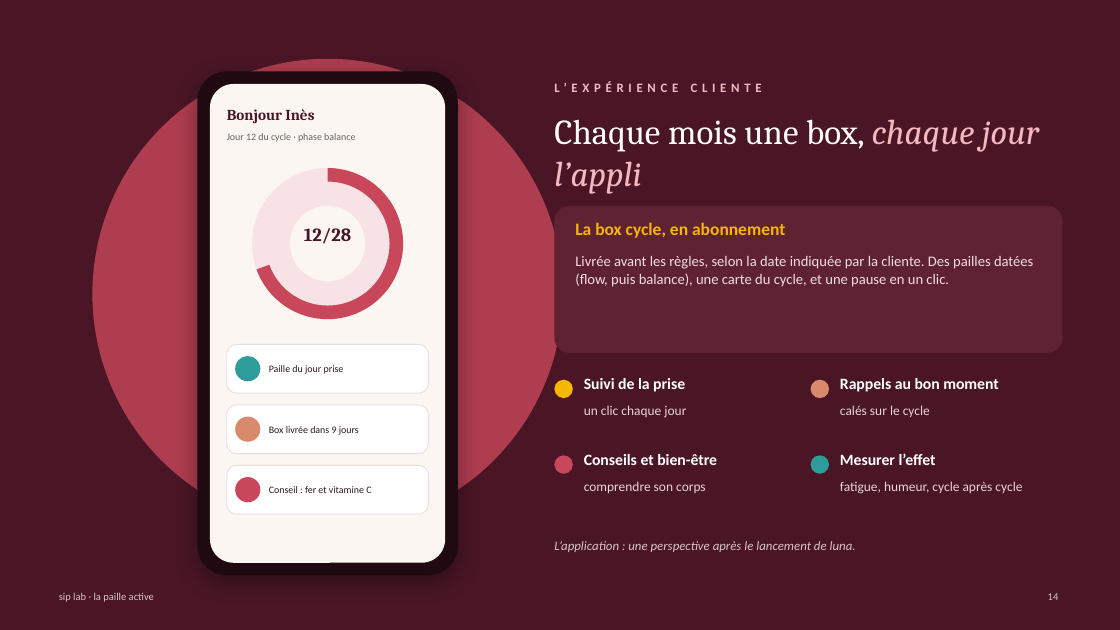
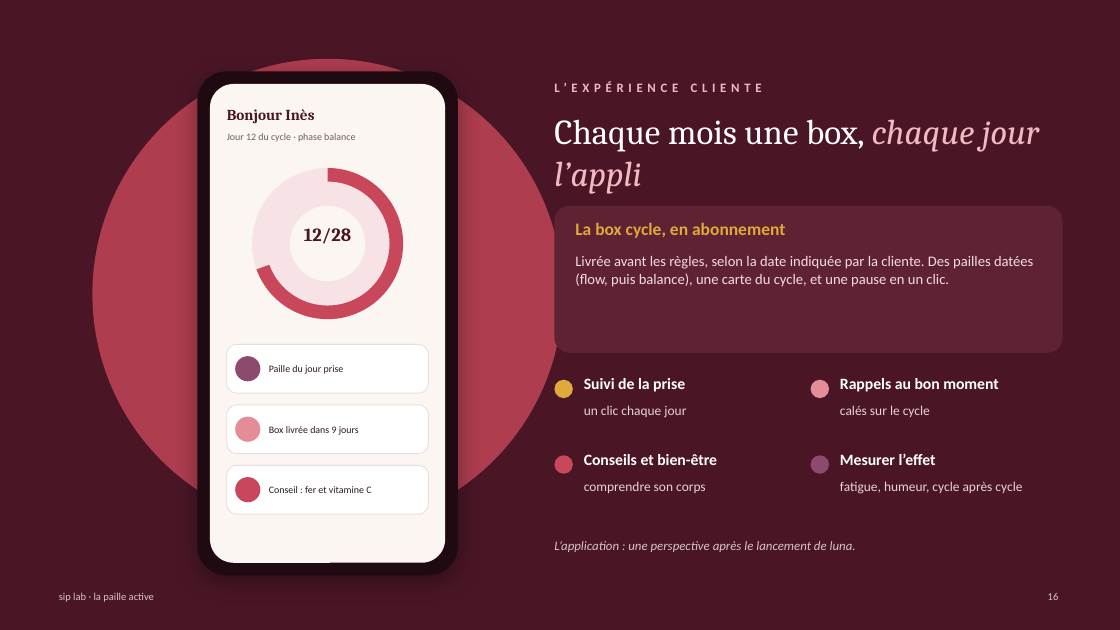
Before and after one commit to nisrine-max/mon-sitee, a slide deck: slide 16 of Dossier_sip_lab/10_Pitchs_et_presentations/Pitch_PEPITE_sip_lab.pptx (slide 14 before the commit). Drawn at 1120x630 pixels with LibreOffice and Linux fonts; fonts in the diff are those of the drawing. Boxes give left, top, right and bottom in pixels: in the first picture for what was removed or moved away, otherwise in the second. Text is boxed around its words. In the diff, an @@ line names an element or a change of style, - is before the commit and + after.

```diff
--- a/Dossier_sip_lab/10_Pitchs_et_presentations/Pitch_PEPITE_sip_lab.pptx
+++ b/Dossier_sip_lab/10_Pitchs_et_presentations/Pitch_PEPITE_sip_lab.pptx
@@ text "La box cycle, en abonnement" at (575,223,785,238): text colour #F5B700 to #E0A93B @@
@@ ellipse at (235,356,260,381): fill #2E9C9A to #8E4A6E @@
@@ ellipse at (555,380,573,398): fill #F5B700 to #E0A93B @@
@@ ellipse at (811,380,829,398): fill #D98A6C to #E58C99 @@
@@ ellipse at (235,417,260,442): fill #D98A6C to #E58C99 @@
@@ ellipse at (811,455,829,474): fill #2E9C9A to #8E4A6E @@
@@ text at (1048,593,1059,600): text changed @@
-14
+16
```
Also in this commit, not shown: 15 other slides changed, 2 slides added, 1 other file.
